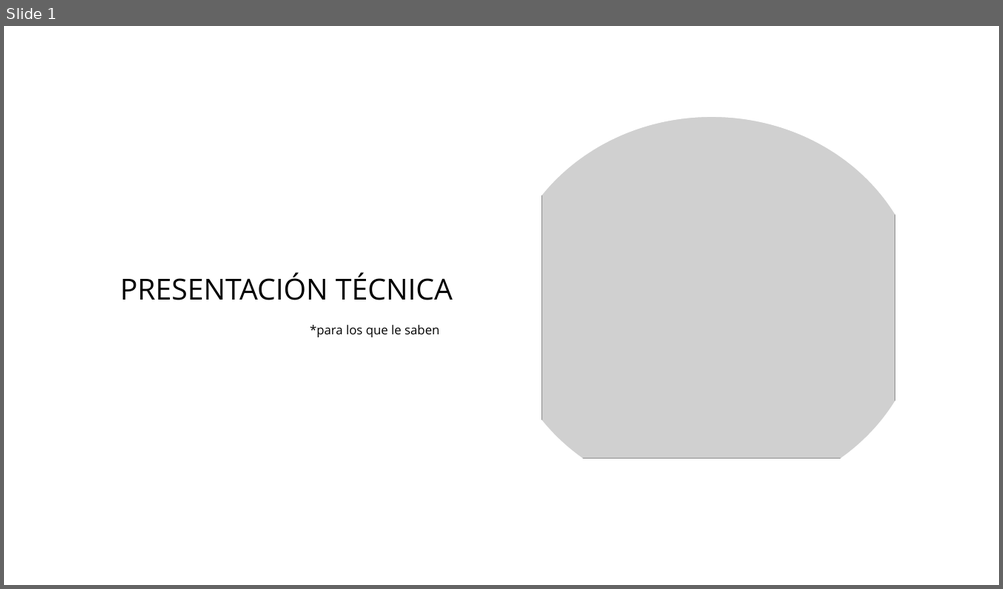
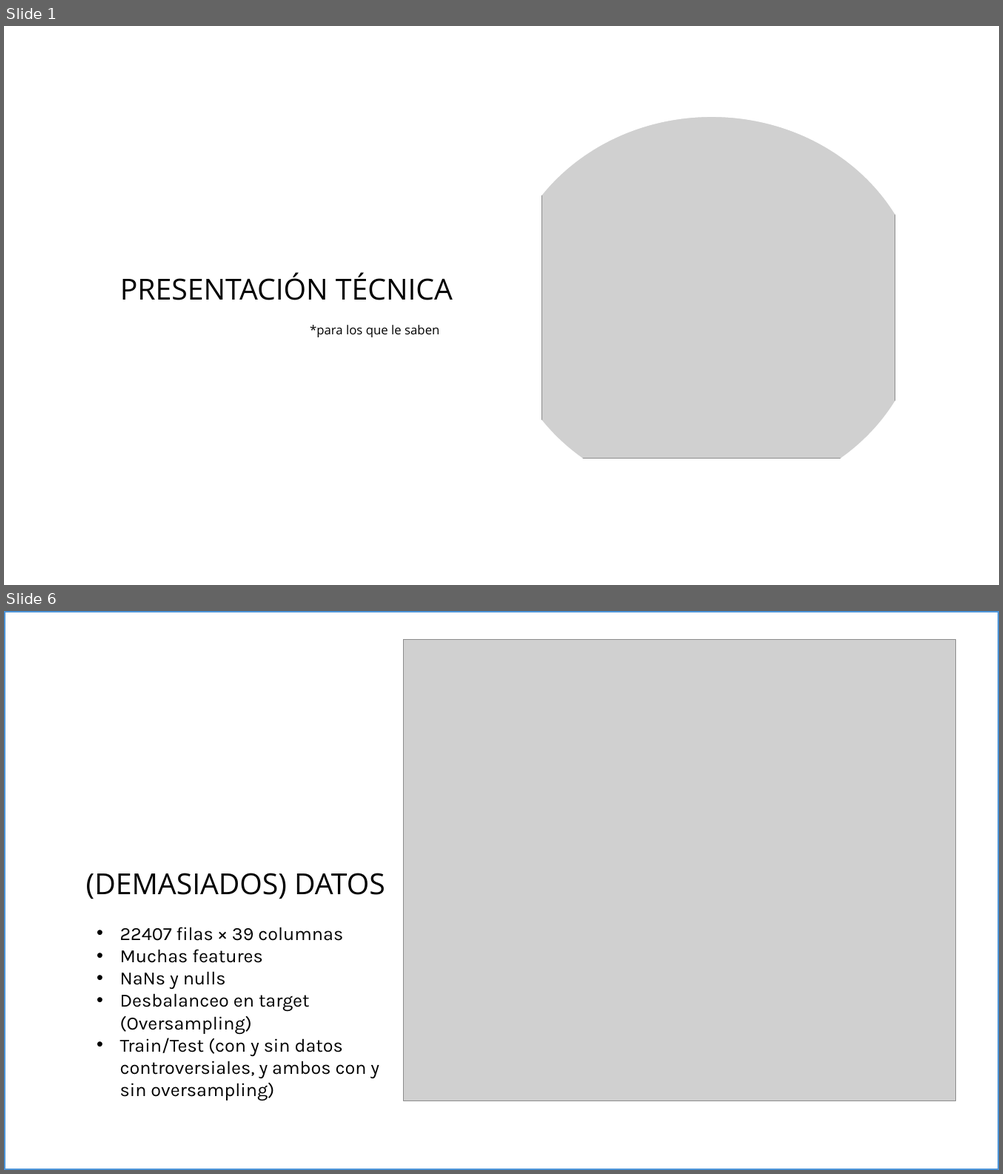
Before and after one commit to alejokawaii/DanielAlejandroSalcedoPerez_proyecto_final_ML, a slide deck: docs/Presentación1.pptx. Shown one above the other, each under a label of ours: slide 1 before the commit, slides 1 and 6 after it; the slides between them are not shown. The pictures are 1003x589 and 1003x1174 pixels, drawn with LibreOffice and Linux fonts; fonts in the diff are those of the drawing; grey boxes stand for pictures. Boxes give left, top, right and bottom in pixels: in the first picture for what was removed or moved away, otherwise in the second. Text is boxed around its words. In the diff, an @@ line names an element or a change of style, - is before the commit and + after.

```diff
--- a/docs/Presentación1.pptx
+++ b/docs/Presentación1.pptx
@@ slide 6 added at bbox=[4, 611, 999, 1170], background #FFFFFF @@
@@ rectangle added at bbox=[4, 611, 999, 1170], outline #4E95D9 3 pt @@
@@ picture added at bbox=[404, 639, 956, 1100] @@
@@ text added at bbox=[86, 873, 385, 900], 28 pt, text #000000 @@
+(DEMASIADOS) DATOS
@@ text added at bbox=[120, 927, 379, 1102], 18 pt, text #000000 @@
+• 22407 filas × 39 columnas
+• Muchas features
+• NaNs y nulls
+• Desbalanceo en target (Oversampling)
+• Train/Test (con y sin datos controversiales, y ambos con y sin oversampling)
```
Also in this commit, not shown: 8 slides changed, 9 other slides added.
